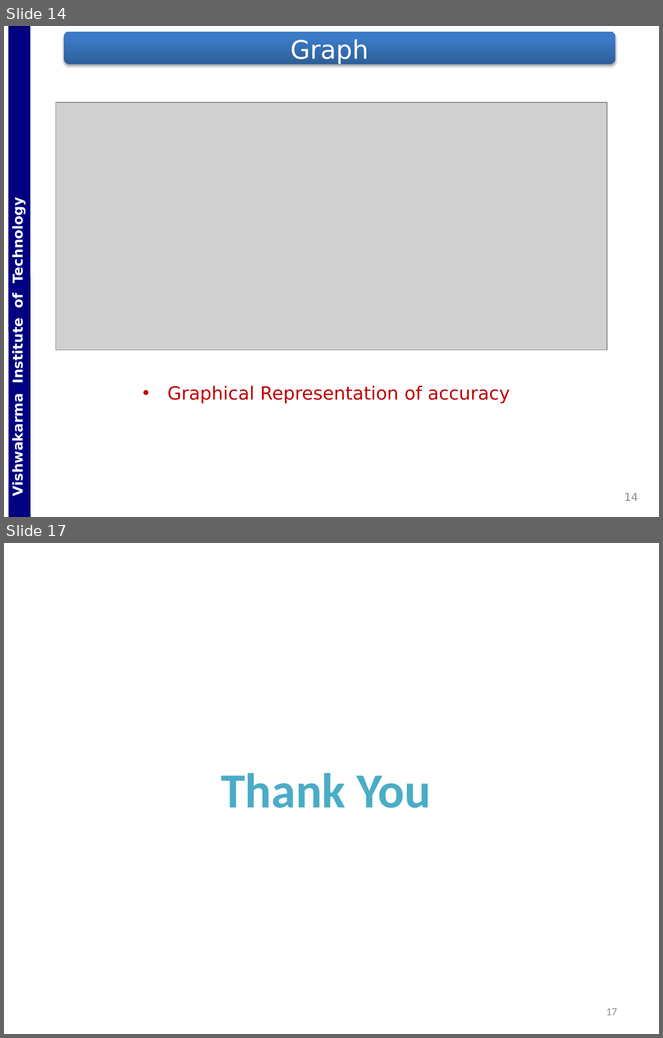
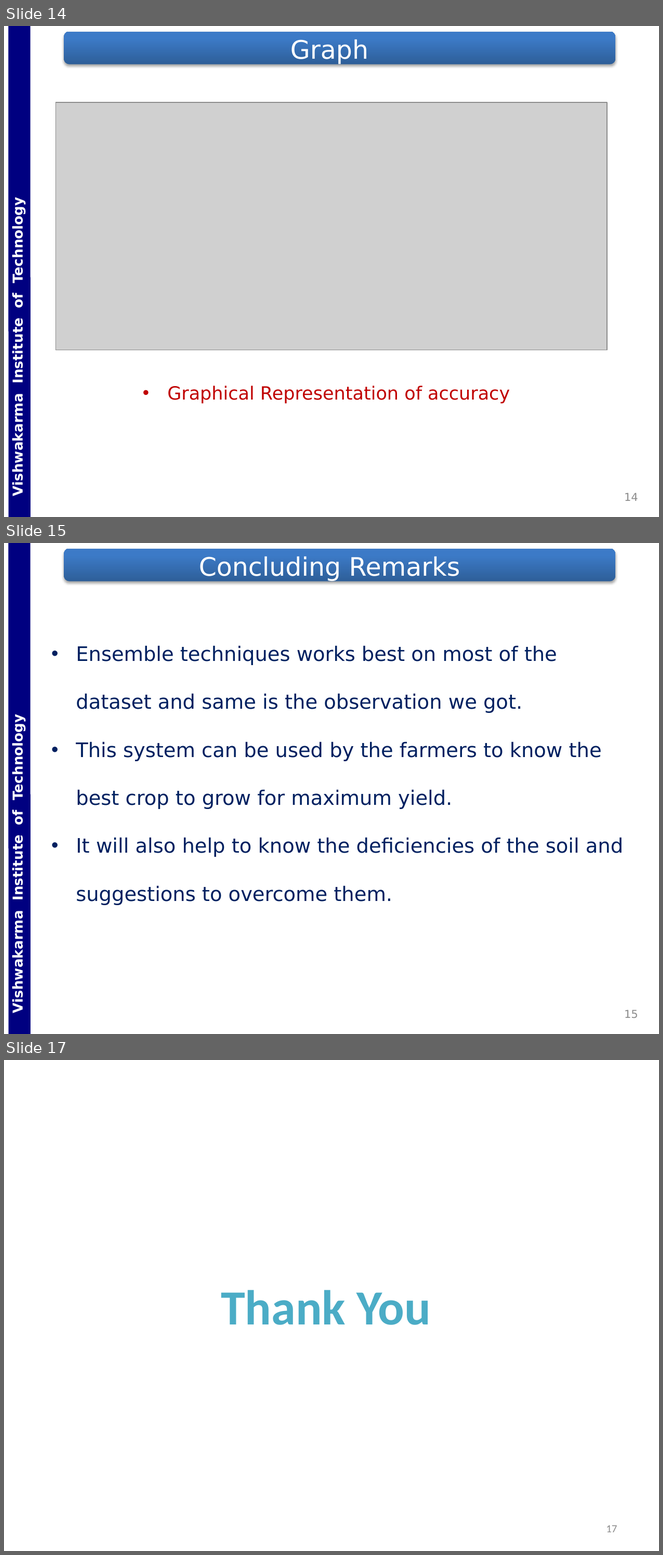
Before and after one commit to Gladiator07/Harvestify, a slide deck: Docs/ICA_G5_ML_Crop_Consultant.pptx. Shown one above the other, each under a label of ours: slides 14 and 17 before the commit, slides 14, 15 and 17 after it; the slides between them are not shown. The pictures are 663x1038 and 663x1555 pixels, drawn with LibreOffice and Linux fonts; fonts in the diff are those of the drawing; grey boxes stand for pictures; background and template pictures are left out. Boxes give left, top, right and bottom in pixels: in the first picture for what was removed or moved away, otherwise in the second. Text is boxed around its words. In the diff, an @@ line names an element or a change of style, - is before the commit and + after.

```diff
--- a/Docs/ICA_G5_ML_Crop_Consultant.pptx
+++ b/Docs/ICA_G5_ML_Crop_Consultant.pptx
@@ slide 15 added at (x1=4, y1=543, x2=659, y2=1034), background #FFFFFF; not listed: 2 template elements that a slide beside it also shows @@
@@ title added at (x1=199, y1=556, x2=461, y2=581), 28 pt, text #FFFFFF @@
+Concluding Remarks
@@ text added at (x1=76, y1=645, x2=623, y2=905), 22 pt, text #002060 @@
+• Ensemble techniques works best on most of the dataset and same is the observation we got.
+• This system can be used by the farmers to know the best crop to grow for maximum yield.
+• It will also help to know the deficiencies of the soil and suggestions to overcome them.
@@ page number added at (x1=624, y1=1010, x2=638, y2=1018), 12 pt, text #8C8C8C @@
+15
```
Also in this commit, not shown: 8 slides changed, 1 slide removed.
